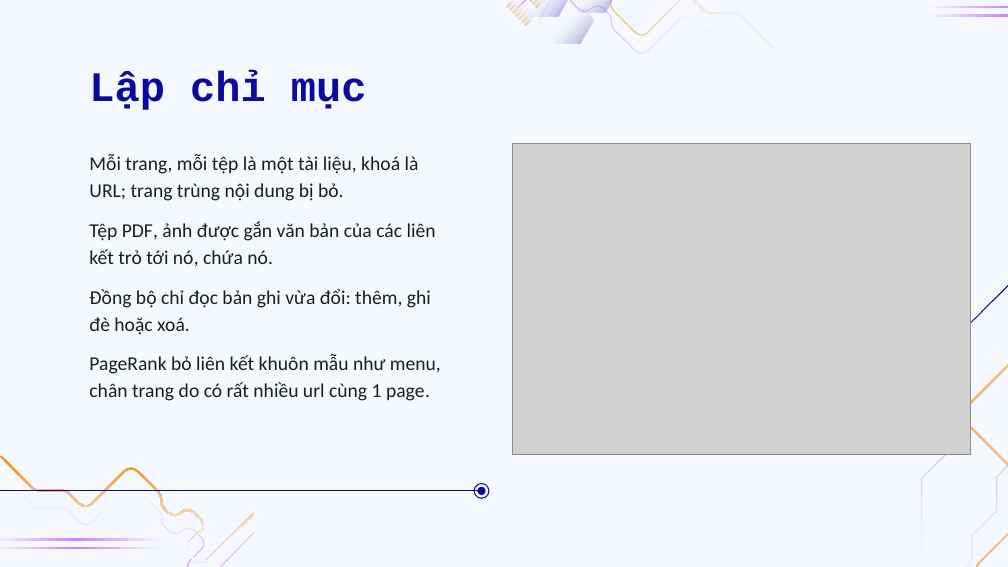
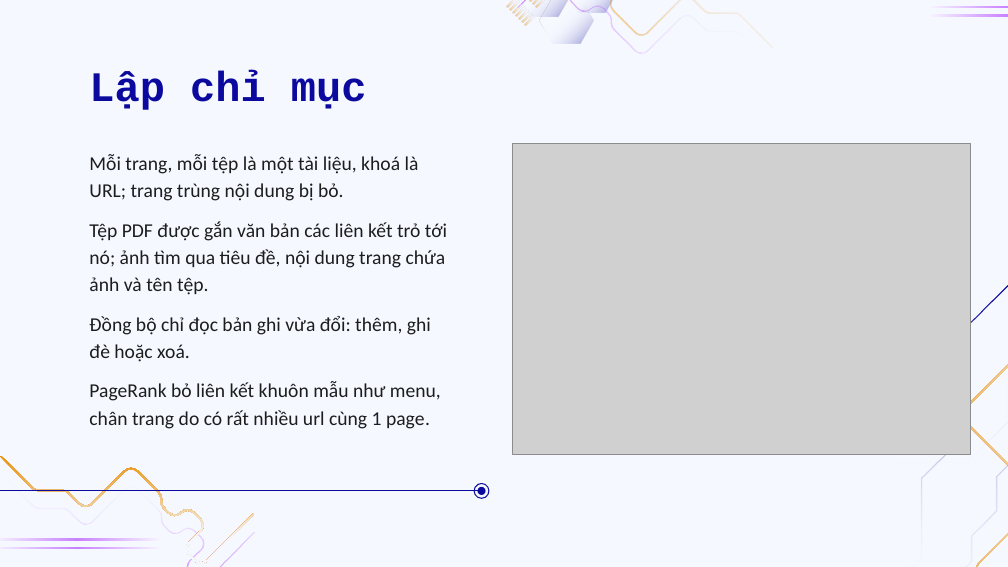
Before and after one commit to doanan293/WebCorpusPipeline, a slide deck: slide 20 of docs/presentation/BAT-thu-thap-boc-tach-tim-kiem.pptx. Drawn at 1008x567 pixels with LibreOffice and Linux fonts; fonts in the diff are those of the drawing; grey boxes stand for pictures; background and template pictures are left out. Boxes give left, top, right and bottom in pixels: in the first picture for what was removed or moved away, otherwise in the second. Text is boxed around its words. In the diff, an @@ line names an element or a change of style, - is before the commit and + after.

```diff
--- a/docs/presentation/BAT-thu-thap-boc-tach-tim-kiem.pptx
+++ b/docs/presentation/BAT-thu-thap-boc-tach-tim-kiem.pptx
@@ subtitle at [89, 221, 447, 295]: text changed @@
-Tệp PDF, ảnh được gắn văn bản của các liên kết trỏ tới nó, chứa nó.
+Tệp PDF được gắn văn bản các liên kết trỏ tới nó; ảnh tìm qua tiêu đề, nội dung trang chứa ảnh và tên tệp.
```
Also in this commit, not shown: 2 other slides changed.
